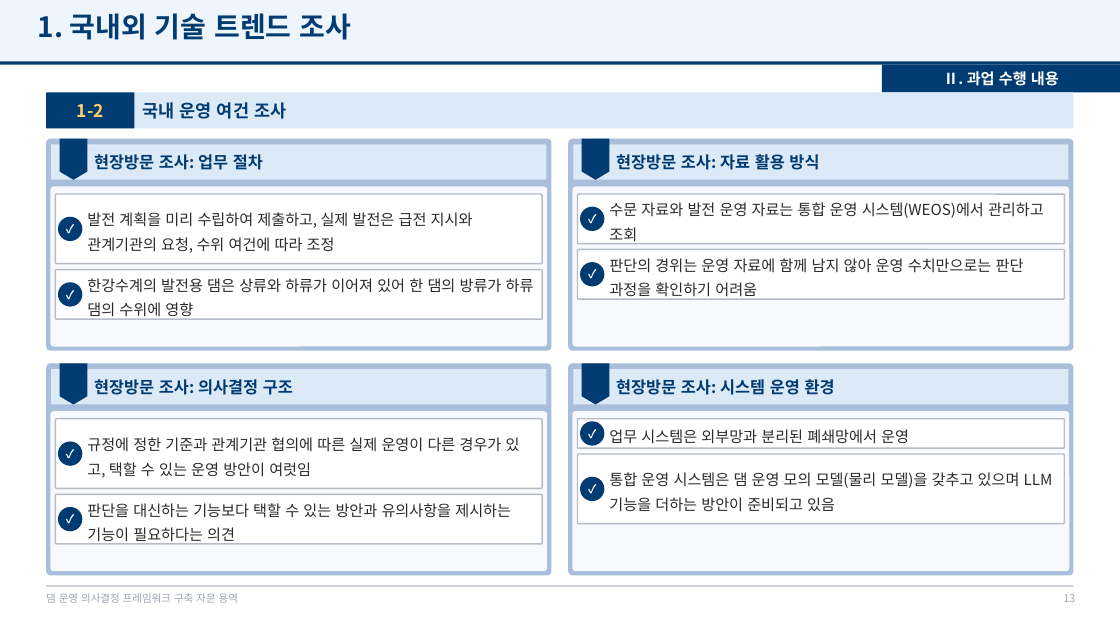
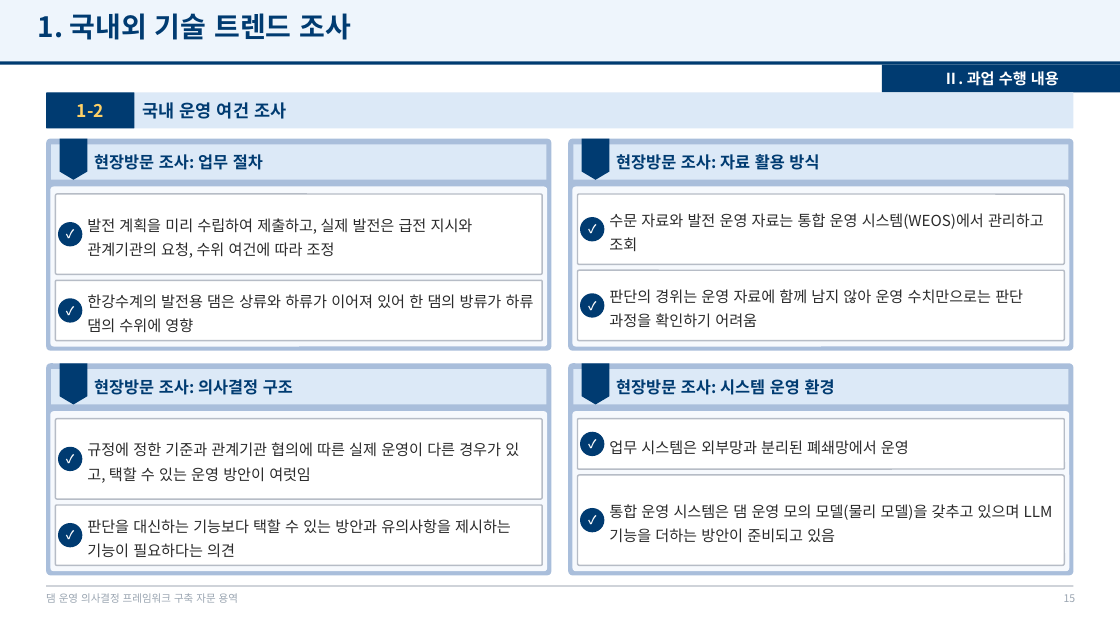
Before and after one commit to mkm1119/KGRAG-LLM, a slide deck: slide 15 of project_khnp/2026.12.09_최종보고회_발표자료_초안.pptx (slide 13 before the commit). Drawn at 1120x630 pixels with LibreOffice and Linux fonts; fonts in the diff are those of the drawing; background and template pictures are left out. Boxes give left, top, right and bottom in pixels: in the first picture for what was removed or moved away, otherwise in the second. Text is boxed around its words. In the diff, an @@ line names an element or a change of style, - is before the commit and + after.

```diff
--- a/project_khnp/2026.12.09_최종보고회_발표자료_초안.pptx
+++ b/project_khnp/2026.12.09_최종보고회_발표자료_초안.pptx
@@ rounded rectangle resized from (x1=55, y1=194, x2=542, y2=264) to (x1=55, y1=194, x2=542, y2=275) @@
@@ text "발전 계획을 미리 수립하여 제출하고, ..." moved from (x1=87, y1=212, x2=473, y2=253) to (x1=87, y1=218, x2=473, y2=258) @@
@@ rounded rectangle resized from (x1=578, y1=194, x2=1065, y2=244) to (x1=578, y1=194, x2=1065, y2=265) @@
@@ text "수문 자료와 발전 운영 자료는 ..." rewrapped from (x1=609, y1=202, x2=1044, y2=218) to (x1=609, y1=213, x2=1044, y2=251) @@
@@ rounded rectangle resized from (x1=55, y1=270, x2=542, y2=319) to (x1=55, y1=281, x2=542, y2=341) @@
@@ text "한강수계의 발전용 댐은 상류와 하류가 ..." moved from (x1=87, y1=278, x2=534, y2=320) to (x1=87, y1=294, x2=534, y2=333) @@
@@ rounded rectangle resized from (x1=578, y1=250, x2=1065, y2=299) to (x1=578, y1=271, x2=1065, y2=341) @@
@@ text "판단의 경위는 운영 자료에 함께 ..." moved from (x1=609, y1=258, x2=1024, y2=300) to (x1=609, y1=289, x2=1023, y2=328) @@
@@ rounded rectangle resized from (x1=55, y1=419, x2=542, y2=489) to (x1=55, y1=419, x2=542, y2=500) @@
@@ text "규정에 정한 기준과 관계기관 협의에 ..." moved from (x1=87, y1=437, x2=520, y2=478) to (x1=87, y1=442, x2=519, y2=483) @@
@@ rounded rectangle resized from (x1=578, y1=419, x2=1065, y2=449) to (x1=578, y1=419, x2=1065, y2=470) @@
@@ text "업무 시스템은 외부망과 분리된 폐쇄망에서 ..." moved from (x1=609, y1=429, x2=909, y2=444) to (x1=609, y1=440, x2=909, y2=455) @@
@@ 2 ellipses, 2 texts moved together from (x1=58, y1=217, x2=82, y2=465) to (x1=58, y1=222, x2=82, y2=471) @@
@@ 2 ellipses, 2 texts moved together from (x1=581, y1=207, x2=605, y2=445) to (x1=581, y1=217, x2=605, y2=456) @@
@@ rounded rectangle resized from (x1=578, y1=455, x2=1065, y2=524) to (x1=578, y1=475, x2=1065, y2=565) @@
@@ text "통합 운영 시스템은 댐 운영 ..." moved from (x1=609, y1=472, x2=1053, y2=512) to (x1=609, y1=504, x2=1053, y2=543) @@
@@ rounded rectangle resized from (x1=55, y1=494, x2=542, y2=544) to (x1=55, y1=505, x2=542, y2=565) @@
@@ text "판단을 대신하는 기능보다 택할 수 ..." moved from (x1=87, y1=503, x2=511, y2=545) to (x1=87, y1=519, x2=511, y2=558) @@
@@ 2 ellipses, 2 texts moved together from (x1=581, y1=262, x2=605, y2=501) to (x1=581, y1=293, x2=605, y2=533) @@
@@ 2 ellipses, 2 texts moved together from (x1=58, y1=282, x2=82, y2=532) to (x1=58, y1=298, x2=82, y2=548) @@
```
Also in this commit, not shown: 17 other slides changed, 4 slides added, 2 other files.
